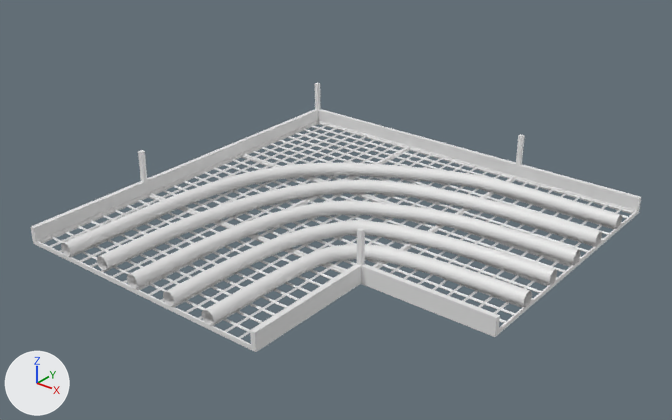
What one commit did to the Blender file Assets/Models/Bunker Parts/CorridorComponents/Junction Section/Corner/CorridorCornerCablesTemplate.blend.
Both versions are drawn from a 50 mm camera at (4.09, -5.1, 6.96) aimed at (0.44, -0.54, 4.13). Every picture has the same lights, and +X, +Y and +Z are marked at lower left.

Objects in the first picture: 'BezierCurve', 'BezierCurve.001', 'BezierCurve.002', 'BezierCurve.003', 'BezierCurve.004', 'CorridorCornerCableTray1'.
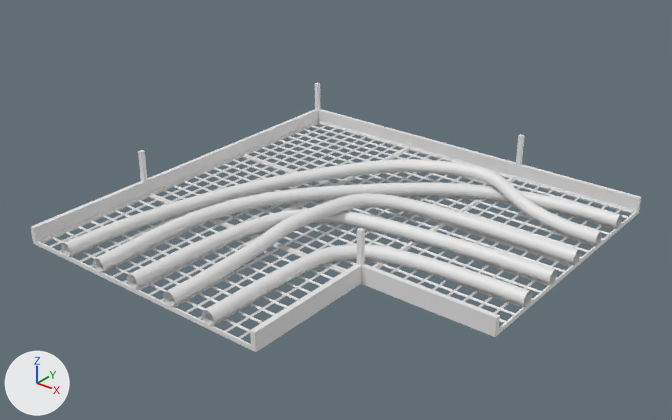
Edits to the bpy script that builds the scene:
```text
Change cu_beziercurve_003:
    where _sp = cu_beziercurve_003.splines.new('BEZIER'); _sp.bezier_points.add(2)
    remove _sp.bezier_points.foreach_set('co', [0.0, -2.0, 4.064, 0.578, -0.238, 4.068, 2.0, 0.0, 4.064])
    remove _sp.bezier_points.foreach_set('handle_left', [0.0, -2.643, 4.064, 0.199, -0.419, 4.076, 1.0, 0.0, 4.064])
    remove _sp.bezier_points.foreach_set('handle_right', [0.0, -0.796, 4.064, 0.919, -0.0754, 4.061, 3.0, 0.0, 4.064])
    add _sp.bezier_points.foreach_set('co', [0.333, -2.0, 4.064, 0.443, -0.482, 4.156, 2.0, 0.0, 4.064])
    add _sp.bezier_points.foreach_set('handle_left', [0.333, -2.643, 4.064, 0.291, -1.207, 4.167, 1.0, 0.0, 4.064])
    add _sp.bezier_points.foreach_set('handle_right', [0.333, -0.796, 4.064, 0.521, -0.112, 4.151, 3.0, 0.0, 4.064])
Change cu_beziercurve_004:
    where _sp = cu_beziercurve_004.splines.new('BEZIER'); _sp.bezier_points.add(2)
    remove _sp.bezier_points.foreach_set('co', [-0.33, -1.97, 4.064, 0.485, 0.151, 4.064, 2.0, 0.33, 4.064])
    remove _sp.bezier_points.foreach_set('handle_left', [-0.33, -2.677, 4.064, -0.359, -0.177, 4.064, 1.0, 0.33, 4.064])
    remove _sp.bezier_points.foreach_set('handle_right', [-0.33, -1.47, 4.064, 0.713, 0.24, 4.064, 3.0, 0.33, 4.064])
    add _sp.bezier_points.foreach_set('co', [-0.33, -2.0, 4.064, 0.137, -0.278, 4.083, 2.0, 0.66, 4.064])
    add _sp.bezier_points.foreach_set('handle_left', [-0.33, -2.707, 4.064, -0.436, -0.944, 4.102, 1.0, 0.66, 4.064])
    add _sp.bezier_points.foreach_set('handle_right', [-0.33, -1.5, 4.064, 0.702, 0.377, 4.064, 3.0, 0.66, 4.064])
Change cu_beziercurve_000:
    where _sp = cu_beziercurve_000.splines.new('BEZIER'); _sp.bezier_points.add(2)
    remove _sp.bezier_points.foreach_set('co', [0.33, -2.0, 4.064, 0.564, -0.626, 4.064, 2.0, -0.33, 4.064])
    remove _sp.bezier_points.foreach_set('handle_left', [0.33, -2.707, 4.064, 0.437, -0.861, 4.064, 1.0, -0.33, 4.064])
    remove _sp.bezier_points.foreach_set('handle_right', [0.33, -0.905, 4.064, 0.635, -0.495, 4.064, 3.0, -0.33, 4.064])
    add _sp.bezier_points.foreach_set('co', [0.0, -2.0, 4.064, 0.339, -0.546, 4.064, 2.0, -0.33, 4.064])
    add _sp.bezier_points.foreach_set('handle_left', [0.0, -2.707, 4.064, 0.117, -0.739, 4.069, 1.0, -0.33, 4.064])
    add _sp.bezier_points.foreach_set('handle_right', [0.0, -0.905, 4.064, 0.456, -0.445, 4.061, 3.0, -0.33, 4.064])
Change cu_beziercurve_002:
    where _sp = cu_beziercurve_002.splines.new('BEZIER'); _sp.bezier_points.add(2)
    remove _sp.bezier_points.foreach_set('co', [-0.66, -2.0, 4.064, 0.17, 0.327, 4.068, 2.0, 0.66, 4.064])
    remove _sp.bezier_points.foreach_set('handle_left', [-0.66, -2.643, 4.064, -0.631, -0.144, 4.085, 1.0, 0.66, 4.064])
    remove _sp.bezier_points.foreach_set('handle_right', [-0.66, -0.796, 4.064, 0.894, 0.752, 4.052, 3.0, 0.66, 4.064])
    add _sp.bezier_points.foreach_set('co', [-0.66, -2.0, 4.064, 0.443, 0.409, 4.153, 2.0, 0.33, 4.064])
    add _sp.bezier_points.foreach_set('handle_left', [-0.66, -2.643, 4.064, 0.0351, 0.259, 4.112, 1.0, 0.33, 4.064])
    add _sp.bezier_points.foreach_set('handle_right', [-0.66, -0.796, 4.064, 1.371, 0.752, 4.246, 3.0, 0.33, 4.064])
```

Pixel boxes [x1, y1, x2, y2] of what changed, in the pictures (672 x 420 px):
'BezierCurve.004', reshaped
    before: [61, 163, 622, 257]
    after: [61, 159, 602, 257]
'BezierCurve', reshaped (8% narrower, 29% taller)
    before: [127, 201, 580, 289]
    after: [163, 193, 580, 307]
'BezierCurve.001', reshaped
    before: [97, 180, 602, 270]
    after: [93, 182, 622, 272]
'BezierCurve.002', reshaped (9% wider, 7% shorter)
    before: [163, 220, 557, 306]
    after: [127, 209, 557, 289]
